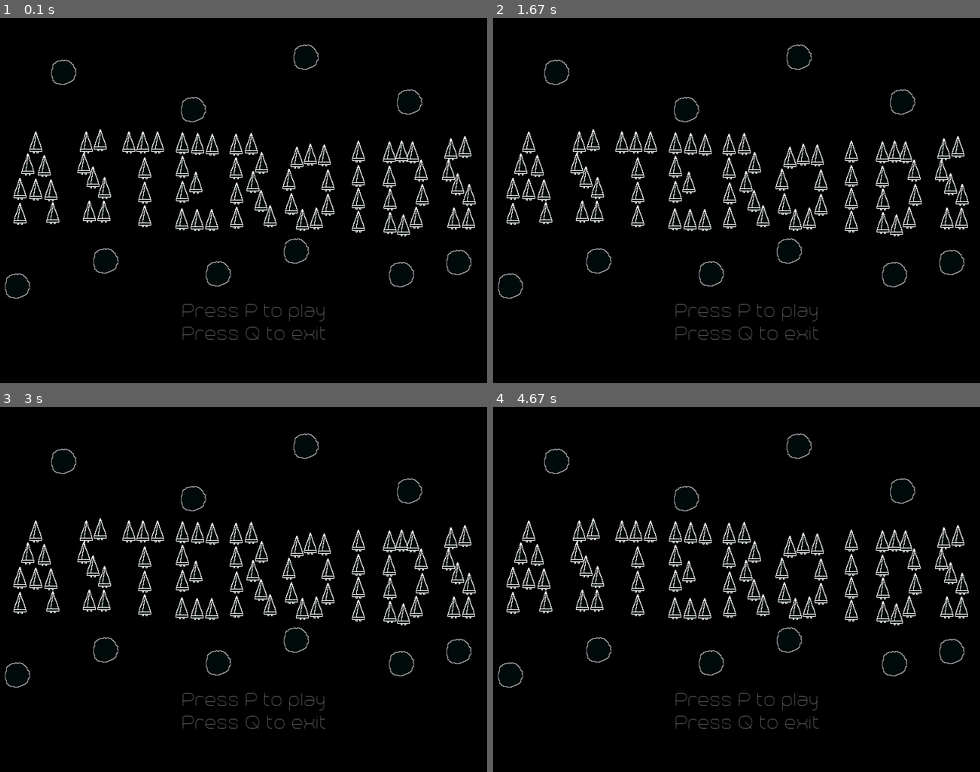
Above: before the commit, frames 1-4 (two rows, left to right).
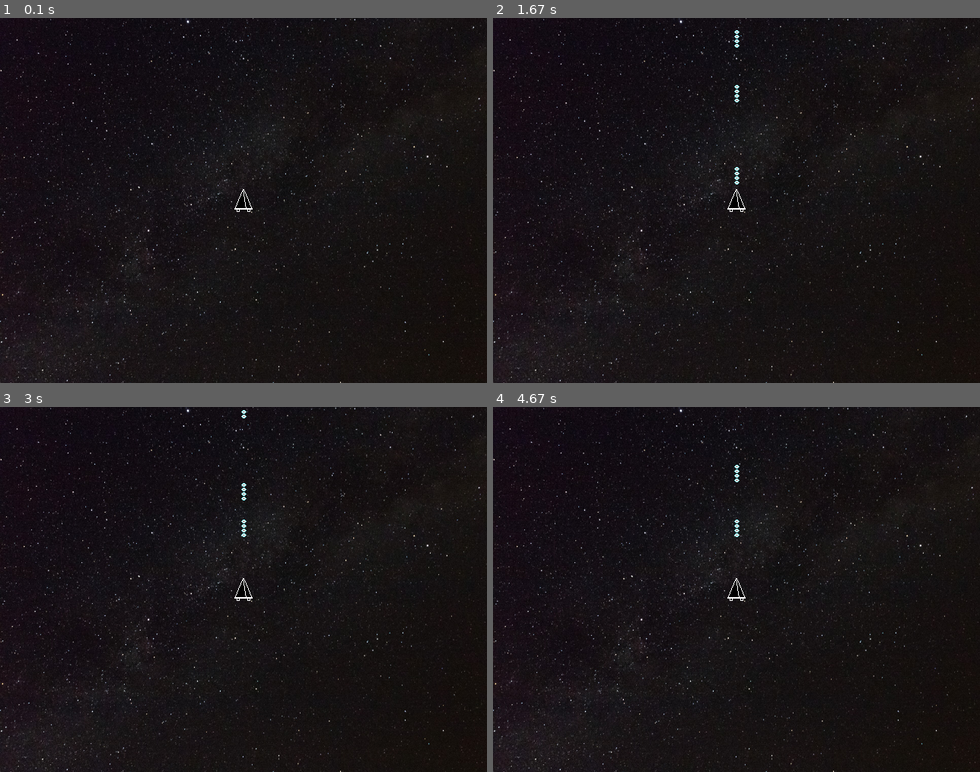
Above: after the commit, the same moments.

Repository: pramon18/Asteroids
Game: pygame game, started from Asteroids_Pygame.py
Two runs of this game, one before a commit and one after it. Both use one fixed random seed, a clock stepped at 60 frames per second and the inputs below.
Inputs:
- Up to frame 1 (0.1 s): no input
- Up to frame 2 (1.67 s): tap Space at 0.33, 0.73, 1.03, 1.23, 1.53 s; hold Right 0.67-1.13 s; hold D 0.67-1.13 s; hold Right 1.17-1.63 s; hold D 1.17-1.63 s
- Up to frame 3 (3 s): hold Left 1.67-2.2 s; hold A 1.67-2.2 s; tap Space at 1.73, 2.03, 2.3, 2.6, 2.73 s; hold Left 2.23-2.63 s; hold A 2.23-2.63 s; hold Right from 2.67 s (still down); hold D from 2.67 s (still down)
- Up to frame 4 (4.67 s): tap Space at 3.03, 3.4, 3.7, 3.9, 4.2, 4.4 s; release Right at 3.3 s; release D at 3.3 s; hold Left 3.33-3.8 s; hold A 3.33-3.8 s; hold Right 3.83-4.3 s; hold D 3.83-4.3 s; hold Right from 4.33 s (still down); hold D from 4.33 s (still down)

The runs differ from the first frame. In frame 1, 31% of the frame differs, in the area x 0-100%, y 0-100%; in frame 2, 32%; in frame 3, 32%; in frame 4, 32%.

Commit message:
Alterações iniciais para começar a usar sprites

Diff:
--- a/Asteroids_Pygame.py
+++ b/Asteroids_Pygame.py
@@ -1,4 +1,94 @@
 import pygame, sys, math, time, random
+from os import path
+
+# Constants
+WIDTH = 640
+HEIGHT = 480
+FPS = 60
+
+# Colors
+BLACK = (0, 0, 0)
+
+# Game paths
+game_folder = path.dirname(__file__)
+img_folder = path.join(game_folder, 'img')
+
+class Player(pygame.sprite.Sprite):
+	def __init__(self):
+		pygame.sprite.Sprite.__init__(self)
+		self.angle = 0
+		self.original_image = ship_img
+		self.image = pygame.transform.rotate(self.original_image, self.angle)
+		self.rect = self.image.get_rect()
+
+		# Start ship at the center
+		self.rect.centerx = WIDTH / 2
+		self.rect.bottom = HEIGHT / 2
+		self.speedx = 0
+		self.speedy = 0
+
+	def update(self):
+		keystate = pygame.key.get_pressed()
+
+		# if the left key is pressed, the ship will rotate to the left
+		if keystate[pygame.K_LEFT]:
+			self.angle += 3.5
+		if keystate[pygame.K_RIGHT]:
+			self.angle -= 3.5
+		if keystate[pygame.K_a]:
+			self.angle -= 3.5
+		if keystate[pygame.K_d]:
+			self.angle += 3.5
+		if keystate[pygame.K_SPACE]:
+			ship.shoot()
+
+		# Rotate
+		self.image = pygame.transform.rotate(self.original_image, ship.angle)
+		self.rect = self.image.get_rect()
+
+		# Center ship
+		self.rect.centerx = WIDTH / 2
+		self.rect.centery = HEIGHT / 2
+
+		# Set velocity of moviment back to zero
+		self.speedx = 0
+		self.speedy = 0
+
+	def shoot(self):
+		bullet = Bullet(self.angle + 90, self.rect.center, self.rect.top)
+		all_sprites.add(bullet)
+		bullets.add(bullet)
+
+class Bullet(pygame.sprite.Sprite):
+	def __init__(self, angle, center, bottom):
+		pygame.sprite.Sprite.__init__(self)
+		self.angle = angle
+		self.original_image = bullet_img
+		self.image = pygame.transform.rotate(self.original_image, self.angle)
+		self.rect = self.image.get_rect()
+		self.rect.center = center
+		#self.rect.bottom = bottom
+		self.speedx = 0
+		self.speedy = 0
+
+	def update(self):
+		# Set velocity of moviment back to zero
+		self.speedx = 6
+		self.speedy = -6
+
+		self.rect.x += (self.speedx * math.cos(math.radians(self.angle)))
+		self.rect.y += (self.speedy * math.sin(math.radians(self.angle)))
+
+		# Check if is still in the screen
+		if self.rect.x > WIDTH or self.rect.x < 0 or self.rect.y > HEIGHT or self.rect.y < 0:
+			self.kill()
+
+
+'''
+# Move at an angle
+self.rect.x += (self.speedx * -math.cos(math.radians(self.angle)))
+self.rect.y += (self.speedy * math.sin(math.radians(self.angle)))
+		'''
 
 def moveship(pressed_Keys, ship_Angle):
 	'if the left key is pressed, the ship will rotate to the left'
@@ -109,26 +199,60 @@
 	return a_velocity_x, a_velocity_y
 
 
+# Init pygame, set title and init clock
 pygame.init()
-
-'screen size and screen set'
-size = 640,480
-screen = pygame.display.set_mode(size)
-'name of the game'
-pygame.display.set_caption("Asteroids.")
+pygame.mixer.init()
+screen = pygame.display.set_mode((WIDTH, HEIGHT))
+pygame.display.set_caption("Asteroids")
+clock = pygame.time.Clock()
+
+# Load game graphics
+background = pygame.image.load(path.join(img_folder, 'background.bmp')).convert()
+background_rect = background.get_rect()
+
+main_menu = pygame.image.load(path.join(img_folder, 'main_menu.bmp')).convert()
+main_menu = main_menu.get_rect()
+
+ship_img = pygame.image.load(path.join(img_folder, 'ship-0001.png')).convert_alpha()
+asteroid_img = pygame.image.load(path.join(img_folder, 'asteroid-0001.png')).convert_alpha()
+bullet_img = pygame.image.load(path.join(img_folder, 'bullet-0001.png')).convert_alpha()
+
+all_sprites = pygame.sprite.Group()
+mobs = pygame.sprite.Group()
+bullets = pygame.sprite.Group()
+
+ship = Player()
+all_sprites.add(ship)
 
 'game state'
 state = "main menu"
 
-while True:
-
-	'background'
-	background = pygame.image.load("img/background.bmp")
-
-	'time handling'
-	seconds = 0
-	tempo = pygame.time.get_ticks()
-
+# Game loop
+running = True
+while running:
+	# Process input
+	for event in pygame.event.get():
+		# check for closing window
+		if event.type == pygame.QUIT:
+			running = False
+
+		# check pressed keys
+		keystate = pygame.key.get_pressed()
+
+		if keystate[pygame.K_SPACE]:
+			ship.shoot()
+
+	# Draw / render
+	screen.fill(BLACK)
+	screen.blit(background, background_rect)
+	all_sprites.draw(screen)
+
+	#ship.rotated_image.blit(screen, ship.rotated_rect)
+
+	# Update
+	all_sprites.update()
+
+	'''
 	'ship'
 	ship = pygame.image.load("img/Ship-0001.png")
 	#ship.set_colorkey((135,254,255))
@@ -347,3 +471,12 @@
 			pygame.display.flip()
 			clock.tick(60)
 			pygame.display.set_caption(str(clock.get_fps()))
+			'''
+	# *after* drawing everything, flip the display
+	pygame.display.flip()
+
+	# keep loop running at the right speed
+	clock.tick(FPS)
+
+# When the game stops running, quit
+pygame.quit()
